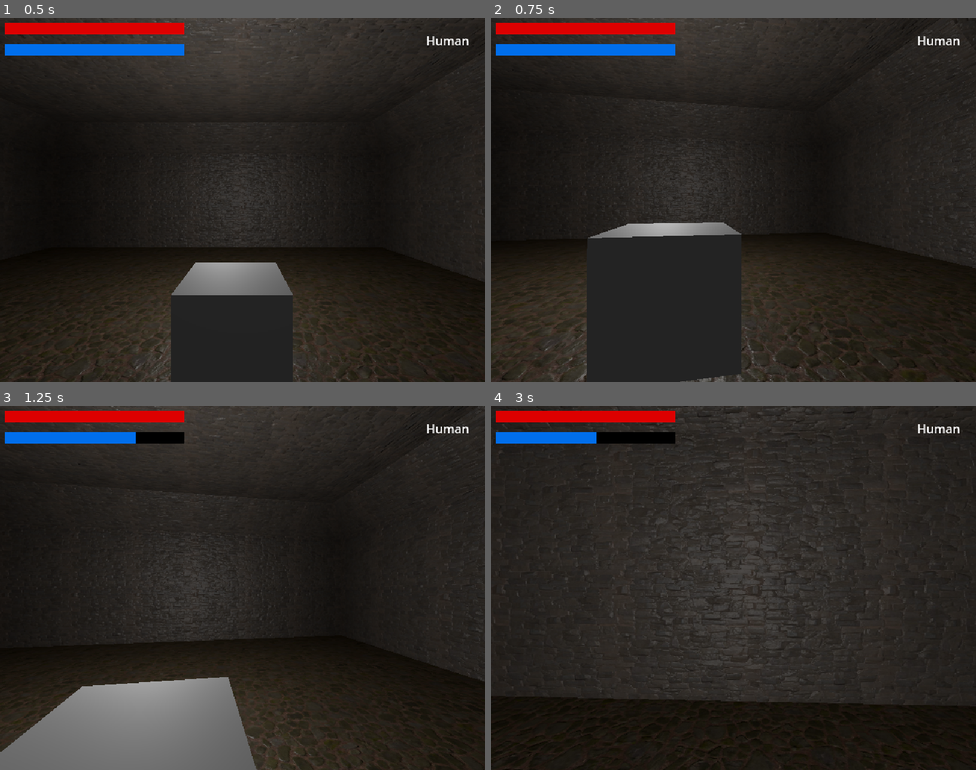
Above: before the commit, frames 1-4 (two rows, left to right).
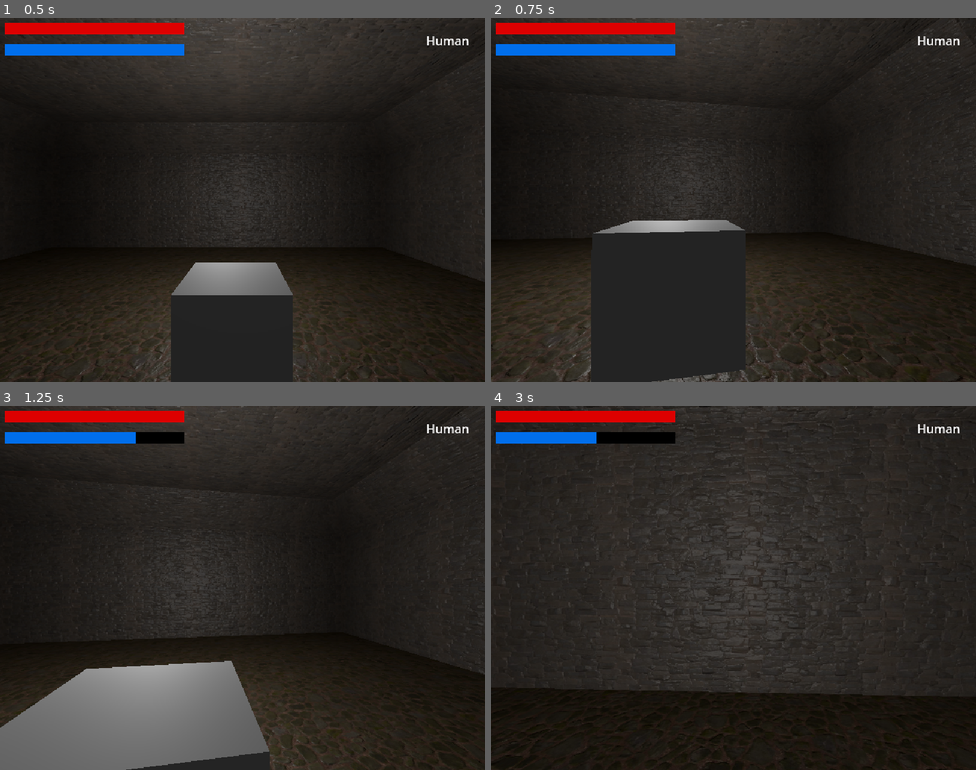
Above: after the commit, the same moments.

Repository: SpaceMoreDev/Codename_Retribution
Game: Godot game, scene res://Scenes/Main.tscn
Two runs of this game, one before a commit and one after it. Both use one fixed random seed, a clock stepped at 60 frames per second and the inputs below.
Inputs (mouse positions are in pixels of both pictures, inside the frame that each line leads up to):
- Up to frame 1 (0.5 s): no input
- Up to frame 2 (0.75 s): tap Enter at 0.5 s; move the mouse to (757, 200) at 0.52 s; hold W (UP) from 0.53 s (still down); hold Ctrl (CROUCH) from 0.53 s (still down)
- Up to frame 3 (1.25 s): keep holding W (UP); keep holding Ctrl (CROUCH); tap Space (JUMP) at 0.77 s
- Up to frame 4 (3 s): keep holding W (UP); move the mouse to (709, 588) at 1.27 s; release Ctrl (CROUCH) at 1.28 s; right-click (709, 588) at 1.35 s; tap Space (JUMP) at 1.52 s; tap Ctrl (CROUCH) at 1.55 s; move the mouse to (743, 580) at 2.02 s; hold Ctrl (CROUCH) 2.03-2.78 s; move the mouse to (728, 595) at 2.77 s; click (728, 595) at 2.85 s

Frame 1 is identical in both runs. In frame 2, 1.8% of the frame differs, in the area x 0-100%, y 0-100%; in frame 3, 4.2%; in frame 4, 2.5%.

Commit message:
Adjusted Camera values

Diff:
--- a/Scripts/Player/Crouching.gd
+++ b/Scripts/Player/Crouching.gd
@@ -8,11 +8,11 @@
 @export var standingCollider: CollisionShape3D
 @export var crouchingCollider: CollisionShape3D
 
-const CROUCHING_AMOUNT = 0.5
+const CROUCHING_AMOUNT = 0.55
 const CROUCHING_SPEED = 1
 
 const CROUCHING_FREQ = 5
-const CROUCHING_AMP = 0.07
+const CROUCHING_AMP = 0.05
 
 var crouchingHeight : float
 
